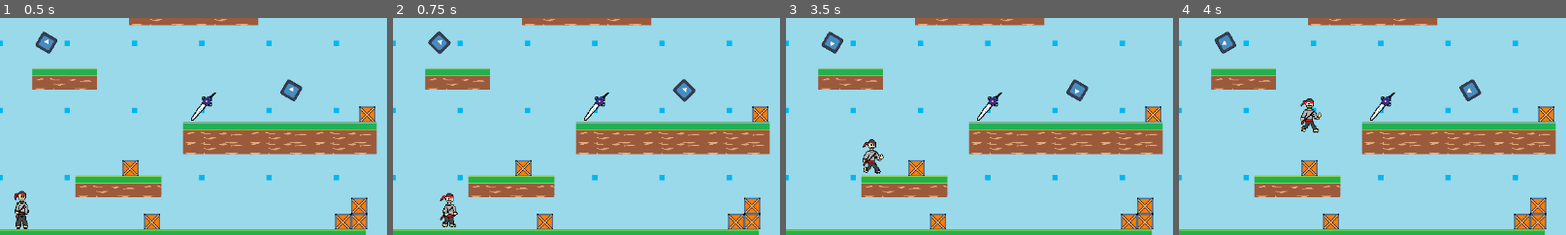
Above: before the commit, frames 1-4 (left to right).
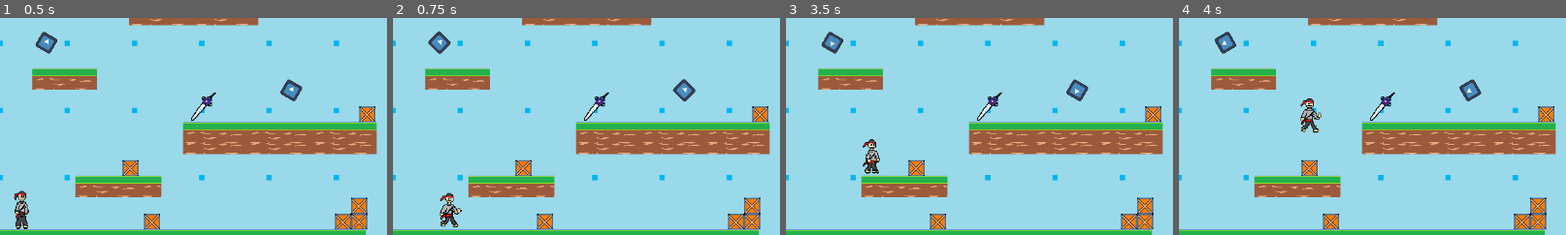
Above: after the commit, the same moments.

Repository: atif256/UtaroAdventures
Game: Godot game, scene res://main.tscn
The game is run twice, just before and just after one commit, with the same random seed, the same clock (stepped at 60 frames per second) and the same inputs. The engine's default icon, where the game draws it, is replaced by a stand-in: a white triangle on a blue panel in a dark square.
Inputs:
- Up to frame 1 (0.5 s): no input
- Up to frame 2 (0.75 s): hold D (right) from 0.53 s (still down)
- Up to frame 3 (3.5 s): tap W (jump) at 0.77, 1.52, 3.02 s; release D (right) at 2.03 s; hold A (left) 2.03-2.78 s; hold D (right) from 2.78 s (still down)
- Up to frame 4 (4 s): keep holding D (right); tap W (jump) at 3.77 s
The pictures show only the part of the screen within x 0-50%, y 40-90%; the shares and areas given below are measured in that part.

Frame 1 is identical in both runs. In frame 2, 0.3% of the frame differs, in the area x 12-18%, y 85-97%; in frame 3, 0.3%; in frame 4, nothing differs.

Commit message:
Update main_character.tscn

Diff:
--- a/scene/main_character.tscn
+++ b/scene/main_character.tscn
@@ -25,13 +25,13 @@
 atlas = ExtResource("3_uxqwk")
 region = Rect2(0, 0, 83, 99)
 
+[sub_resource type="AtlasTexture" id="AtlasTexture_h0rku"]
+atlas = ExtResource("3_m3t4v")
+region = Rect2(100, 0, 100, 100)
+
 [sub_resource type="AtlasTexture" id="AtlasTexture_kusvo"]
 atlas = ExtResource("3_m3t4v")
 region = Rect2(0, 0, 100, 100)
-
-[sub_resource type="AtlasTexture" id="AtlasTexture_h0rku"]
-atlas = ExtResource("3_m3t4v")
-region = Rect2(100, 0, 100, 100)
 
 [sub_resource type="AtlasTexture" id="AtlasTexture_1s5sh"]
 atlas = ExtResource("3_m3t4v")
@@ -66,10 +66,10 @@
 }, {
 "frames": [{
 "duration": 1.0,
-"texture": SubResource("AtlasTexture_kusvo")
+"texture": SubResource("AtlasTexture_h0rku")
 }, {
 "duration": 1.0,
-"texture": SubResource("AtlasTexture_h0rku")
+"texture": SubResource("AtlasTexture_kusvo")
 }, {
 "duration": 1.0,
 "texture": SubResource("AtlasTexture_1s5sh")
@@ -91,8 +91,8 @@
 position = Vector2(-69, 8)
 scale = Vector2(1.085, 1.195)
 sprite_frames = SubResource("SpriteFrames_e58up")
+animation = &"running"
 autoplay = "default"
-frame_progress = 0.743485
 
 [node name="CollisionShape2D" type="CollisionShape2D" parent="."]
 position = Vector2(-68.5, 9.5)
